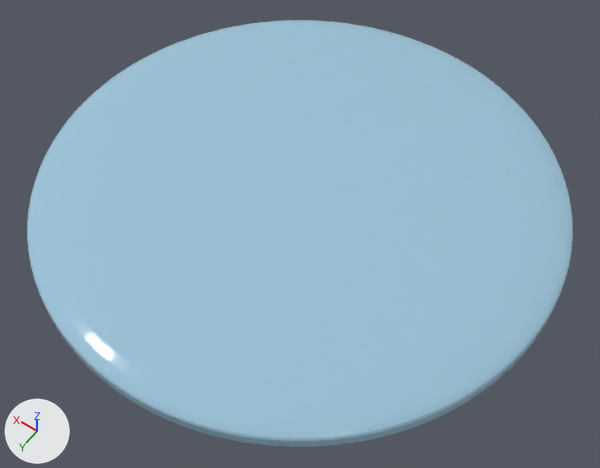
What one commit did to the glTF model public/assets/3d/crystals/crystal_domed_32mm_v1.glb.
Rendered twice from a 50 mm lens placed at (-19.1, 26.7, 38.0), pointed at (-1.2, 1.7, -1.3). The lights are fixed; the arrows at lower left show +X, +Y and +Z. The first picture is the older version.

The scene before the commit, as lines of its bpy script (objects in view):
```python
mat_sapphire = principled_material('sapphire')
mat_sapphire.base_color = (0.5, 0.8, 1.0)  # blue #bce7ff
mat_sapphire.roughness = 0.08
mat_sapphire.transmission_weight = 0.35
me_cylinder = bpy.data.meshes.new('Cylinder')
me_cylinder.from_pydata(...)  # a 96-sided cylinder along z spanning x -16.0..16.0, y -16.0..16.0, z -0.3..0.3
me_cylinder.materials.append(mat_sapphire)  # blue #bce7ff
me_sphere = bpy.data.meshes.new('Sphere')
me_sphere.from_pydata(...)  # 2978 vertices, 5952 faces; spans x -16.0..16.0, y -16.0..16.0, z -1.2..1.2
me_sphere.materials.append(mat_sapphire)  # blue #bce7ff
ob_dd_crystal_dome = bpy.data.objects.new('DD_CRYSTAL_DOME', me_sphere)
ob_dd_crystal_dome.location = (0.0, 0.0, 0.35)
ob_dd_crystal_domed = bpy.data.objects.new('DD_CRYSTAL_DOMED', me_cylinder)
ob_dd_crystal_domed.location = (0.0, 0.0, 0.0)
```
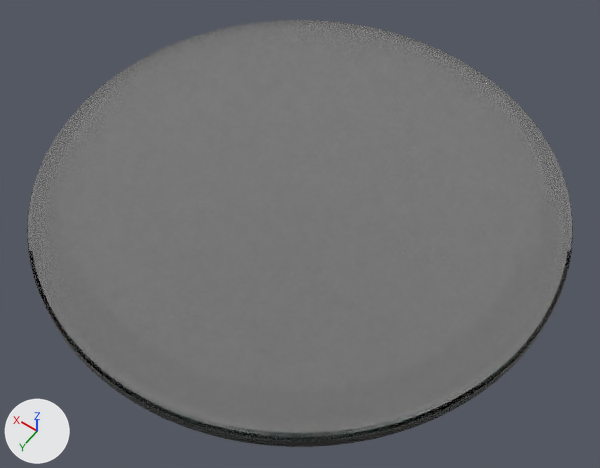
Where the change shows, as pixel boxes [x1, y1, x2, y2] in the pictures (600 x 468 px):
'DD_CRYSTAL_DOME', recoloured, surface changed
    both: [27, 20, 573, 441]
'DD_CRYSTAL_DOMED', recoloured, surface changed
    both: [42, 300, 558, 447]

What the commit changed:
Material 'sapphire' (mat_sapphire) changes colour from blue #bce7ff to white #ffffff; in linear values from (0.5, 0.8, 1.0) to (1.0, 1.0, 1.0).
In material 'sapphire' (mat_sapphire), roughness goes from 0.08 to 0.0.
In material 'sapphire' (mat_sapphire), transmission_weight goes from 0.35 to 1.0.
